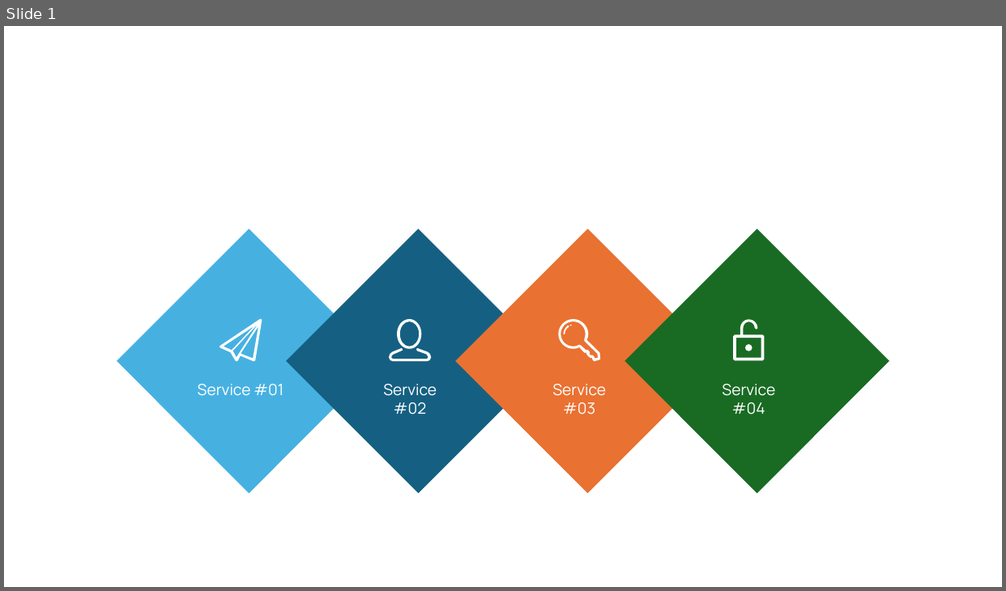
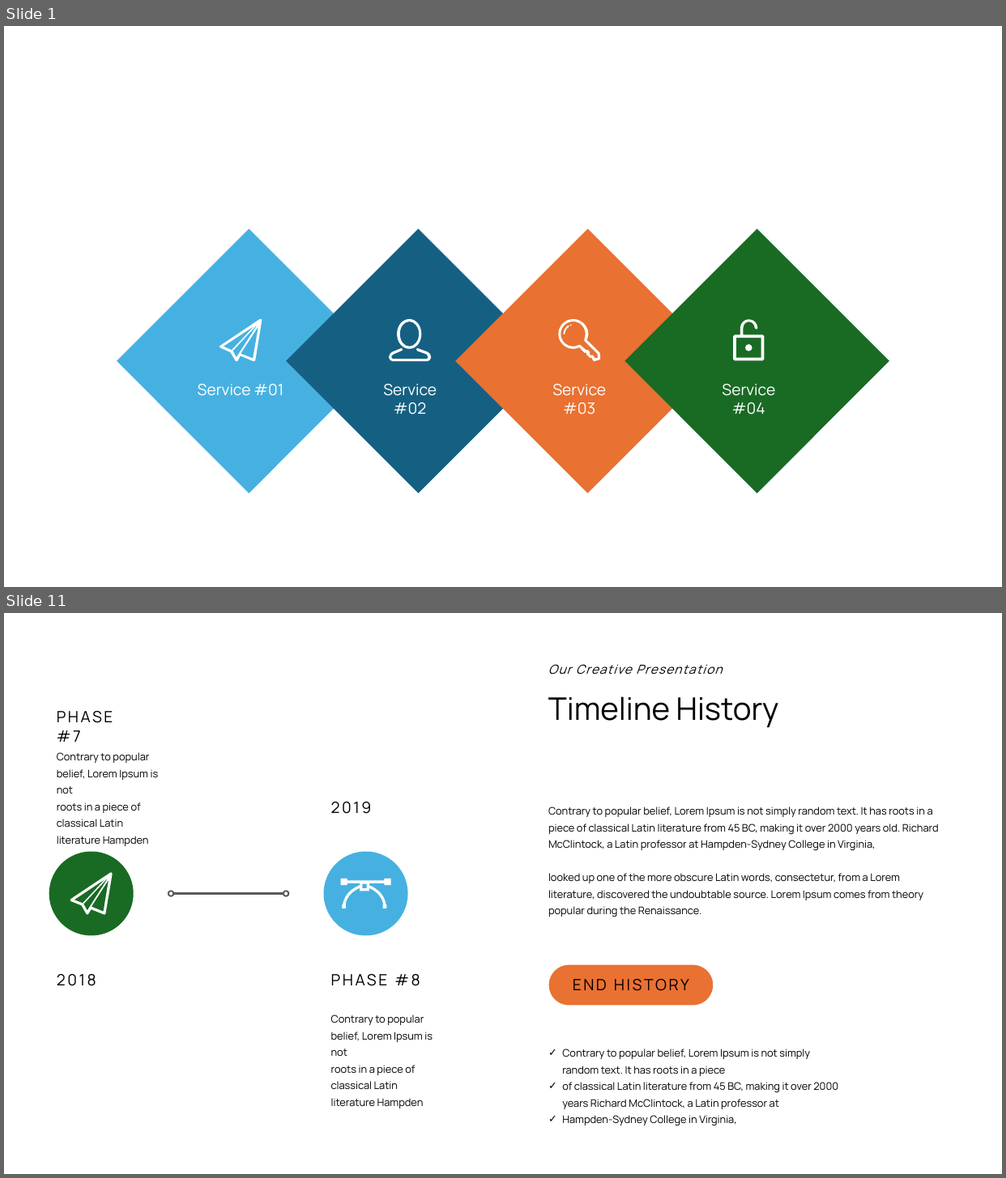
Before and after one commit to amfogelson/icon-manager-frontend, a slide deck: public/infographics/infographics_master.pptx. Shown one above the other, each under a label of ours: slide 1 before the commit, slides 1 and 11 after it; the slides between them are not shown. The pictures are 1006x591 and 1006x1178 pixels, drawn with LibreOffice and Linux fonts; fonts in the diff are those of the drawing. Boxes give left, top, right and bottom in pixels: in the first picture for what was removed or moved away, otherwise in the second. Text is boxed around its words. In the diff, an @@ line names an element or a change of style, - is before the commit and + after.

```diff
--- a/public/infographics/infographics_master.pptx
+++ b/public/infographics/infographics_master.pptx
@@ slide 11 added at [4, 613, 1002, 1174], background #FFFFFF @@
@@ text added at [548, 664, 722, 675], 12 pt, text #000000, italic @@
+Our Creative Presentation
@@ text added at [548, 696, 779, 728], 30 pt, text #000000 @@
+Timeline History
@@ text added at [57, 711, 113, 742], 15 pt, text #000000 @@
+PHASE #7
@@ text added at [57, 752, 159, 846], 10 pt, text #000000 @@
+Contrary to popular belief, Lorem Ipsum is not
+roots in a piece of classical Latin literature Hampden
@@ line added from (549, 752) to (603, 752), #FFFFFF 2 pt @@
@@ text added at [331, 802, 372, 814], 15 pt, text #000000 @@
+2019
@@ text added at [548, 807, 939, 918], 10 pt, text #000000 @@
+Contrary to popular belief, Lorem Ipsum is not simply random text. It has roots in a piece of classical Latin literature from 45 BC, making it over 2000 years old. Richard McClintock, a Latin professor at Hampden-Sydney College in Virginia,
+looked up one of the more obscure Latin words, consectetur, from a Lorem literature, discovered the undoubtable source. Lorem Ipsum comes from theory
+popular during the Renaissance.
@@ ellipse added at [49, 852, 134, 936], fill #196B24 @@
@@ ellipse added at [324, 852, 408, 936], fill #46B1E1 @@
@@ freeform shape added at [70, 873, 112, 914], fill #FFFFFF @@
@@ freeform shape added at [341, 879, 390, 909], fill #FFFFFF @@
@@ freeform shape added at [341, 879, 391, 909], fill #FFFFFF @@
@@ line added from (168, 894) to (288, 894), #595959 2 pt @@
@@ ellipse added at [168, 892, 174, 897], fill #FFFFFF, outline #595959 1.5 pt @@
@@ ellipse added at [283, 892, 288, 897], fill #FFFFFF, outline #595959 1.5 pt @@
@@ text added at [57, 974, 96, 986], 15 pt, text #000000 @@
+2018
@@ text added at [331, 974, 420, 986], 15 pt, text #000000 @@
+PHASE #8
@@ rounded rectangle added at [549, 965, 713, 1005], fill #E97132 @@
@@ text added at [573, 979, 689, 991], 15 pt, text #000000 @@
+END HISTORY
@@ text added at [331, 1015, 432, 1109], 10 pt, text #000000 @@
+Contrary to popular belief, Lorem Ipsum is not
+roots in a piece of classical Latin literature Hampden
@@ text added at [562, 1049, 838, 1127], 10 pt, text #000000 @@
+✓ Contrary to popular belief, Lorem Ipsum is not simply random text. It has roots in a piece
+✓ of classical Latin literature from 45 BC, making it over 2000 years Richard McClintock, a Latin professor at
+✓ Hampden-Sydney College in Virginia,
```
Also in this commit, not shown: 2 slides changed, 32 other slides added, 35 other files.
